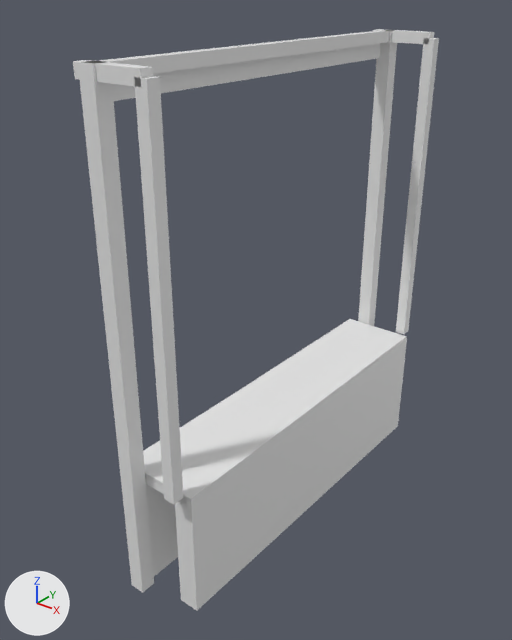
An edit to the glTF model models/waddinxveen/waddinxveen-brug-6204eabe/waddinxveen-brug-6204eabe.glb, drawn before and after from the same camera.
Rendered twice from a 50 mm lens placed at (29.9, -41.6, 31.7), pointed at (-1.6, -2.2, 7.2). Lighting does not change. The marker at lower left points along +X, +Y and +Z. The picture after the commit comes second.

In view in the first picture: 'building:balans', 'building:balans 2', 'building:contragewicht', 'building:hamei', 'building:hamei 2', 'building:hangstang', 'building:hangstang 2', 'building:portaal', 'road:landhoofd (aangenomen)', 'road:landhoofd (aangenomen) 2', 'road:rijbaan lokale weg', 'road:rijbaan lokale weg 2', 'road:voetpad', 'road:voetpad 4' and 4 more.
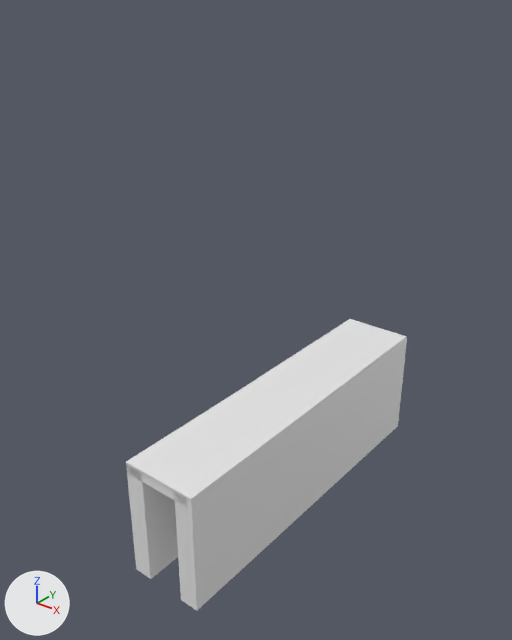
Pixel boxes (x1, y1, x2, y2) of what changed, in the pictures (512 x 640 px):
'building:hamei 2', deleted
    before: (78, 60, 154, 593)
'building:hangstang 2', deleted
    before: (134, 76, 183, 505)
'building:hamei', deleted
    before: (358, 29, 397, 326)
'building:contragewicht', deleted
    before: (112, 43, 381, 101)
'building:portaal', deleted
    before: (92, 30, 390, 74)
'building:hangstang', deleted
    before: (396, 38, 439, 334)
'building:balans 2', deleted
    before: (73, 60, 154, 87)
'building:balans', deleted
    before: (373, 29, 434, 44)

Diff of the bpy script that builds the scene:
```diff
--- a/models/waddinxveen/waddinxveen-brug-6204eabe/waddinxveen-brug-6204eabe.glb.py
+++ b/models/waddinxveen/waddinxveen-brug-6204eabe/waddinxveen-brug-6204eabe.glb.py
@@ ob_building_hamei @@
-ob_building_hamei = bpy.data.objects.new('building:hamei', me_hamei)
-ob_building_hamei.location = (0.0, 0.0, 0.0)
@@ ob_building_hamei_2 @@
-ob_building_hamei_2 = bpy.data.objects.new('building:hamei 2', me_hamei_2)
-ob_building_hamei_2.location = (0.0, 0.0, 0.0)
@@ ob_building_portaal @@
-ob_building_portaal = bpy.data.objects.new('building:portaal', me_portaal)
-ob_building_portaal.location = (0.0, 0.0, 0.0)
@@ ob_building_balans @@
-ob_building_balans = bpy.data.objects.new('building:balans', me_balans)
-ob_building_balans.location = (0.0, 0.0, 0.0)
@@ ob_building_hangstang @@
-ob_building_hangstang = bpy.data.objects.new('building:hangstang', me_hangstang)
-ob_building_hangstang.location = (0.0, 0.0, 0.0)
@@ ob_building_balans_2 @@
-ob_building_balans_2 = bpy.data.objects.new('building:balans 2', me_balans_2)
-ob_building_balans_2.location = (0.0, 0.0, 0.0)
@@ ob_building_hangstang_2 @@
-ob_building_hangstang_2 = bpy.data.objects.new('building:hangstang 2', me_hangstang_2)
-ob_building_hangstang_2.location = (0.0, 0.0, 0.0)
@@ ob_building_contragewicht @@
-ob_building_contragewicht = bpy.data.objects.new('building:contragewicht', me_contragewicht)
-ob_building_contragewicht.location = (0.0, 0.0, 0.0)
```
